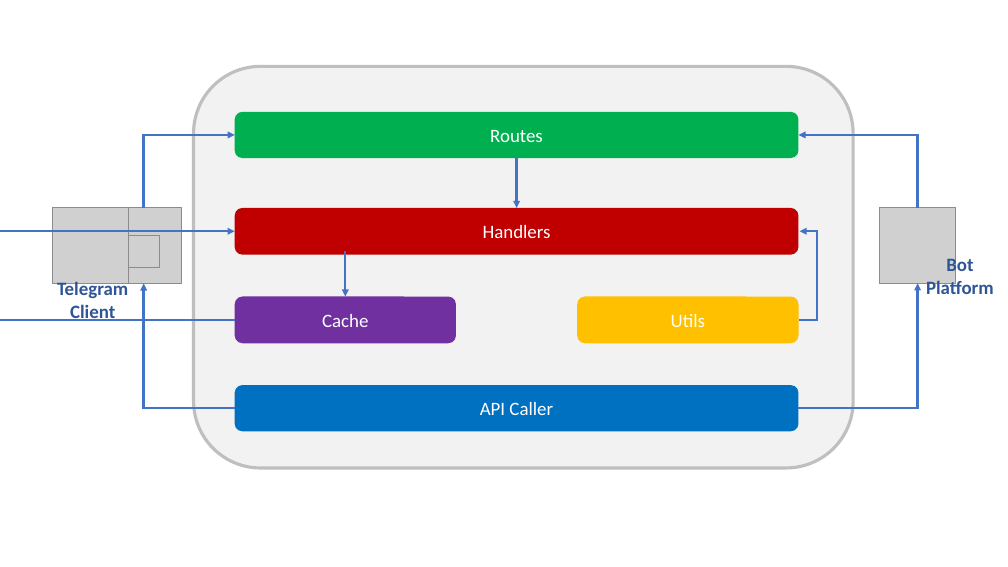
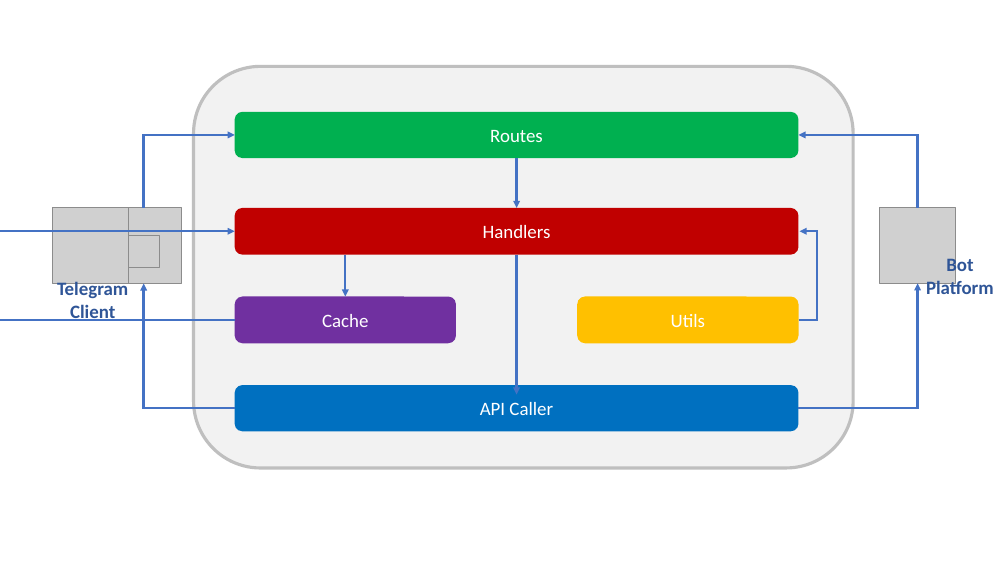
Before and after one commit to tcc-campus/tg-cmbot-server, a slide deck: slide 2 of docs/diagrams/Diagrams.pptx. Drawn at 1008x567 pixels with LibreOffice and Linux fonts; fonts in the diff are those of the drawing; grey boxes stand for pictures. Boxes give left, top, right and bottom in pixels: in the first picture for what was removed or moved away, otherwise in the second. Text is boxed around its words. In the diff, an @@ line names an element or a change of style, - is before the commit and + after.

```diff
--- a/docs/diagrams/Diagrams.pptx
+++ b/docs/diagrams/Diagrams.pptx
@@ arrow moved from (346, 252) - (346, 296) to (346, 255) - (346, 296) @@
@@ arrow added from (516, 255) to (516, 395), #4472C4 2.25 pt @@
```
Also in this commit, not shown: 1 other file.
